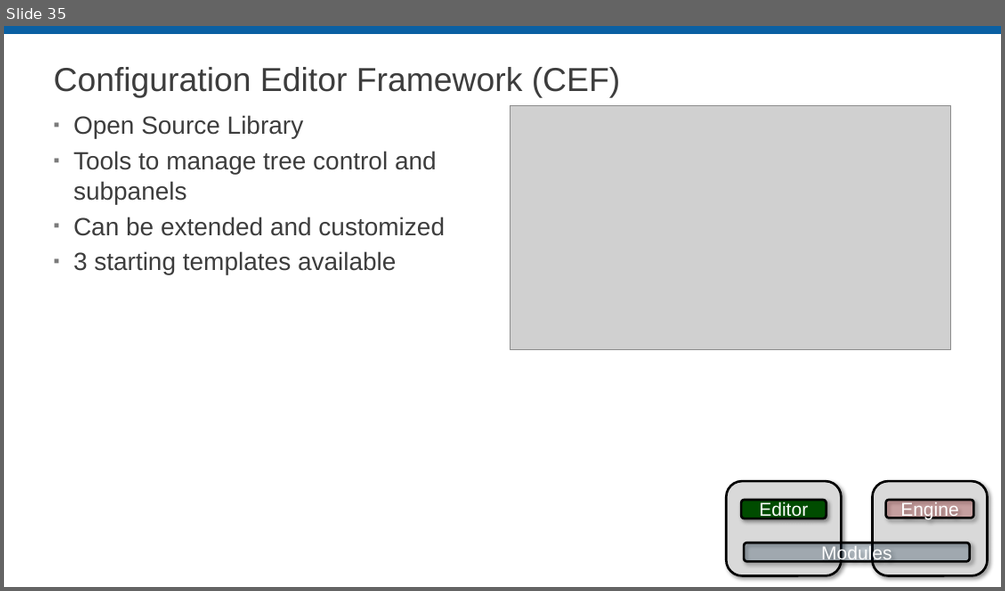
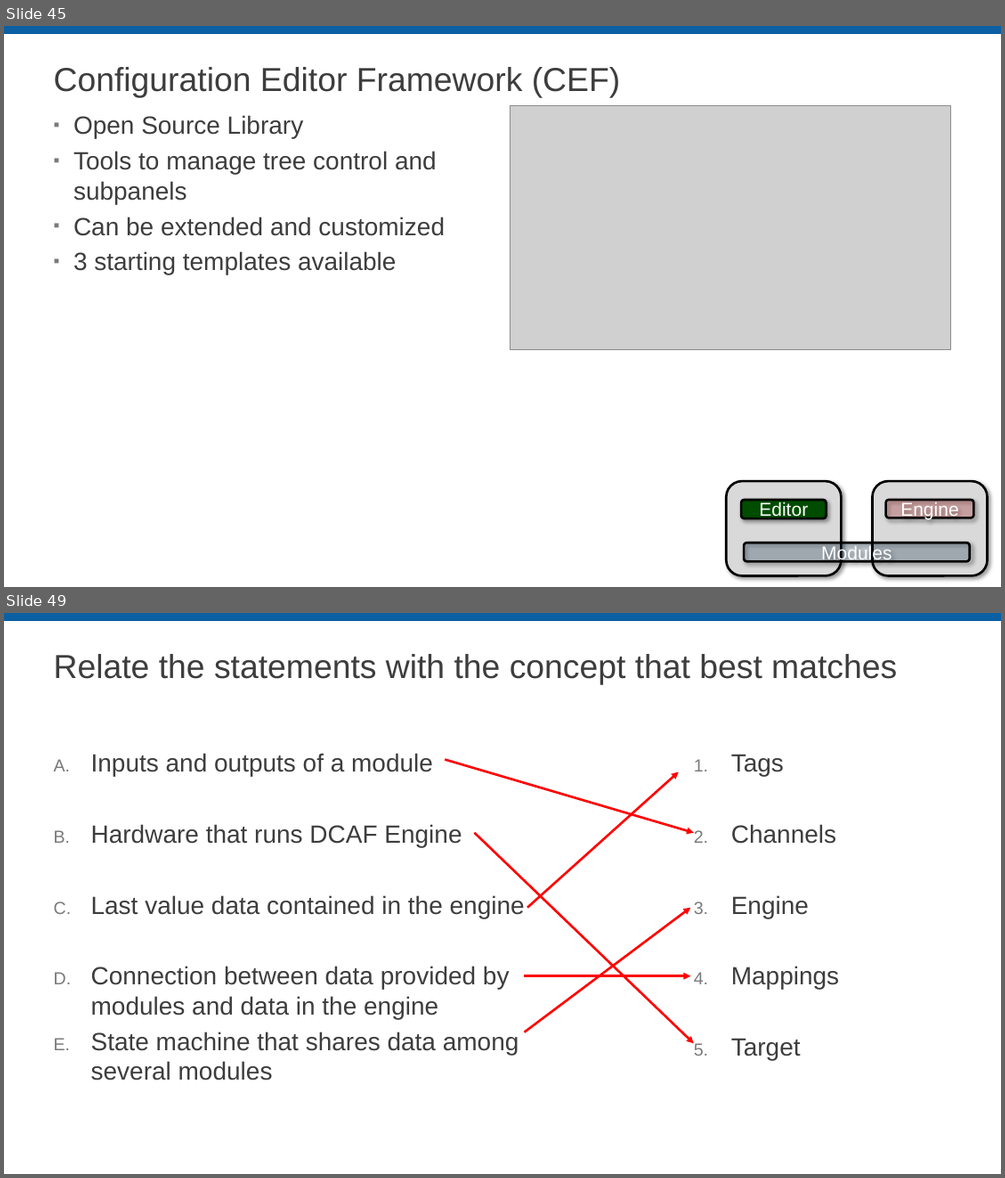
Before and after one commit to LabVIEW-DCAF/Documentation, a slide deck: Trunk/Getting Started Material/DCAF Training/3 DCAF Components.pptx. Shown one above the other, each under a label of ours: slide 35 before the commit, slides 45 and 49 after it; the slides between them are not shown. The pictures are 1005x591 and 1005x1178 pixels, drawn with LibreOffice and Linux fonts; fonts in the diff are those of the drawing; grey boxes stand for pictures; background and template pictures are left out. Boxes give left, top, right and bottom in pixels: in the first picture for what was removed or moved away, otherwise in the second. Text is boxed around its words. In the diff, an @@ line names an element or a change of style, - is before the commit and + after.

Commit message:
Updated DCAF Components Presentation to fix issue 93

```diff
--- a/Trunk/Getting Started Material/DCAF Training/3 DCAF Components.pptx
+++ b/Trunk/Getting Started Material/DCAF Training/3 DCAF Components.pptx
@@ slide 49 added at (4,613,1001,1174), background #FFFFFF; not listed: 1 template element that a slide beside it also shows @@
@@ title added at (54,654,897,685), 32 pt, text #3D3D3D @@
+Relate the statements with the concept that best matches
@@ text added at (91,753,525,1080), 24 pt, text #3D3D3D @@
+A. Inputs and outputs of a module
+B. Hardware that runs DCAF Engine
+C. Last value data contained in the engine
+D. Connection between data provided by modules and data in the engine
+E. State machine that shares data among several modules
@@ arrow added from (445, 760) to (694, 833), #FF0000 2.25 pt @@
@@ arrow added from (527, 908) to (679, 771), #FF0000 2.25 pt @@
@@ text added at (731,754,839,1060), 24 pt, text #3D3D3D @@
+1. Tags
+2. Channels
+3. Engine
+4. Mappings
+5. Target
@@ arrow added from (474, 833) to (694, 1043), #FF0000 2.25 pt @@
@@ arrow added from (525, 1032) to (690, 908), #FF0000 2.25 pt @@
@@ arrow added from (525, 976) to (690, 976), #FF0000 2.25 pt @@
@@ what was slide 35 is now slide 45 @@
```
Also in this commit, not shown: 8 slides changed, 20 other slides added, 1 slide removed.
